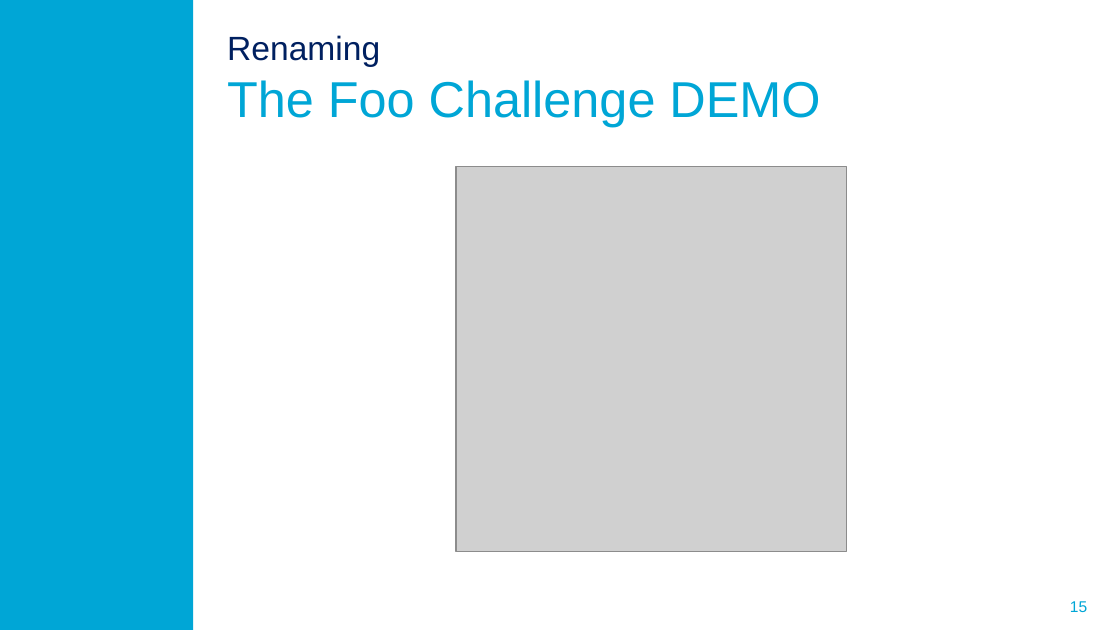
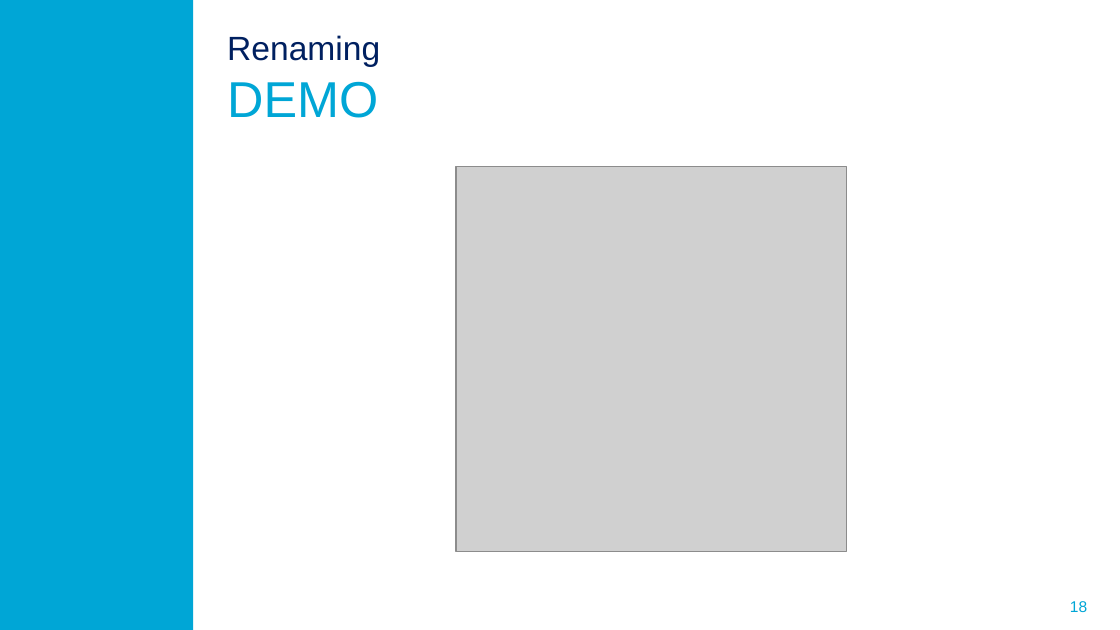
Before and after one commit to ProMisDev/metaborg-tiger, a slide deck: slide 18 of presentation/Misteli_Refactoring_in_Spoofax.pptx (slide 15 before the commit). Drawn at 1120x630 pixels with LibreOffice and Linux fonts; fonts in the diff are those of the drawing; grey boxes stand for pictures; background and template pictures are left out. Boxes give left, top, right and bottom in pixels: in the first picture for what was removed or moved away, otherwise in the second. Text is boxed around its words. In the diff, an @@ line names an element or a change of style, - is before the commit and + after.

```diff
--- a/presentation/Misteli_Refactoring_in_Spoofax.pptx
+++ b/presentation/Misteli_Refactoring_in_Spoofax.pptx
@@ title at (227, 35, 380, 118): text changed; size 32.4 to 21.6 pt; text colour #00A6D6 to #002060 @@
-Renaming
-The Foo Challenge DEMO
+Renaming
+DEMO
@@ page number at (1070, 601, 1087, 612): text changed @@
-15
+18
```
Also in this commit, not shown: 5 other slides changed, 1 slide added, 1 slide removed, 3 other files.
